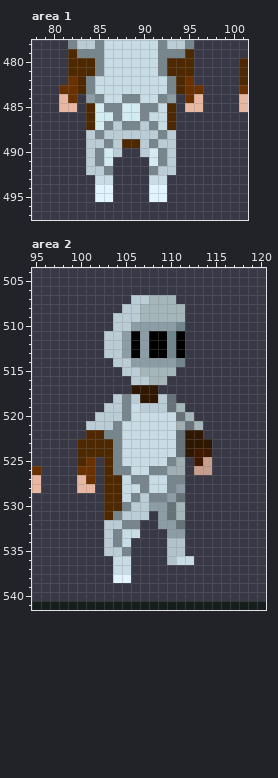
Two states of a pixel-art file, Dibujo/Aseprite/Practicando/Todo.aseprite. The picture above was drawn from the file before the commit.
760x594 pixels, 1 frame. Colours within 5 levels of each other are drawn and written as one. Shown: area 1: x 78..101, y 478..497; area 2: x 95..120, y 504..541. The commit also changed other parts of the picture, which this record leaves out.
The same view after the edit:
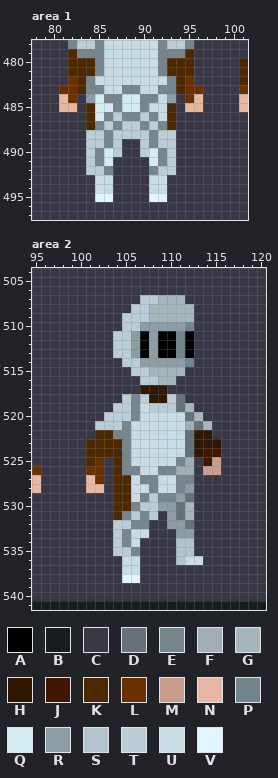
Palette (. is transparent): A #000000  B #151e1c  C #383847  D #667278  E #77858c  F #9fafb3  G #a4b6ba  H #301702  J #401802  K #4e2801  L #6b3000  M #c79d8b  N #e7b7a1  P #70868c  Q #d3ecf2  R #8c9da6  S #b1c4cc  T #bacdd6  U #c8dce6  V #e0f5ff
Edits made:
--- area 1, layer "Todo"
@@ x 83..94 @@
 482 KEUUUUUUUUEK
-483 KEUUUUUUUUEK
-484 CREUUEEUUERC
-485 CKQEEQQEEUKC
-486 CKQQEQQEUUKC
-487 CKQETEETEUKC
-488 CTETTTTTTETC
-489 CTTETKKTETTC
+483 KEEUUEEUUEEK
+484 CRQEEQQEEURC
+485 CKQQEQQEUUKC
+486 CKQETEETEUKC
+487 CKETETTETEKC
+488 CTTETTTTETTC
+489 CTTETCCTETTC
 490 CTEQTCCTQETC
@@ x 83..94 @@
 493 CCUUCCCCUUCC
-494 CCVVCCCCVVCC
+494 CCUUCCCCUUCC
 495 CCVVCCCCVVCC
--- area 2, layer "Todo"
@@ x 95..120 @@
 506 CCCCCCCCCCCCCCCCCCCCCCCCCC
-507 CCCCCCCCCCCTTGGGCCCCCCCCCC
-508 CCCCCCCCCCTTGGGGGCCCCCCCCC
-509 CCCCCCCCCTTTGGGGGCCCCCCCCC
-510 CCCCCCCCCTTRRRRRPCCCCCCCCC
-511 CCCCCCCCTTRARAAPACCCCCCCCC
-512 CCCCCCCCTTRARAAPACCCCCCCCC
-513 CCCCCCCCTTRARAAPACCCCCCCCC
-514 CCCCCCCCCTTRRRRRPCCCCCCCCC
-515 CCCCCCCCCCTTGGGGCCCCCCCCCC
-516 CCCCCCCCCCCTTGGCCCCCCCCCCC
-517 CCCCCCCCCCCHHHCCCCCCCCCCCC
-518 CCCCCCCCCTETHHTDCCCCCCCCCC
-519 CCCCCCCCTTEUTTTDGCCCCCCCCC
-520 CCCCCCCTTTEUUUUUDGCCCCCCCC
-521 CCCCCCTTTEUUUUUUFDGCCCCCCC
-522 CCCCCCKKEEUUUUUUDHHCCCCCCC
-523 CCCCCKKKKEUUUUUUDHHHCCCCCC
-524 CCCCCKKKKEUUUUUUDHJJCCCCCC
-525 CCCCCKLCKEUUUUUEFCJMCCCCCC
-526 LCCCCLLCKEEUUEEFFCMMCCCCCC
-527 NCCCCNLCKKUEEUUEECCCCCCCCC
-528 NCCCCNNCKKUUEUUERCCCCCCCCC
-529 CCCCCCCCKKUETEERDCCCCCCCCC
-530 CCCCCCCCKKETTRRDGCCCCCCCCC
-531 CCCCCCCCKETTTCRDGCCCCCCCCC
-532 CCCCCCCCTTEECCRRDCCCCCCCCC
-533 CCCCCCCCTEUUCCCRRCCCCCCCCC
-534 CCCCCCCCTEUCCCCSSCCCCCCCCC
-535 CCCCCCCCTTECCCCSSCCCCCCCCC
-536 CCCCCCCCCUUCCCCSUUCCCCCCCC
-537 CCCCCCCCCUUCCCCCCCCCCCCCCC
-538 CCCCCCCCCVVCCCCCCCCCCCCCCC
+507 CCCCCCCCCCCCTTGGGCCCCCCCCC
+508 CCCCCCCCCCCTTGGGGGCCCCCCCC
+509 CCCCCCCCCCTTTGGGGGCCCCCCCC
+510 CCCCCCCCCCTTRRRRRPCCCCCCCC
+511 CCCCCCCCCTTRARAAPACCCCCCCC
+512 CCCCCCCCCTTRARAAPACCCCCCCC
+513 CCCCCCCCCTTRARAAPACCCCCCCC
+514 CCCCCCCCCCTTRRRRRPCCCCCCCC
+515 CCCCCCCCCCCTTGGGGCCCCCCCCC
+516 CCCCCCCCCCCCTTGGCCCCCCCCCC
+517 CCCCCCCCCCCCHHHCCCCCCCCCCC
+518 CCCCCCCCCCTETHHTDCCCCCCCCC
+519 CCCCCCCCCTTEUTTTDGCCCCCCCC
+520 CCCCCCCCTTTEUUUUUDGCCCCCCC
+521 CCCCCCCTTTEUUUUUUFDGCCCCCC
+522 CCCCCCCKKEEUUUUUUDHHCCCCCC
+523 CCCCCCKKKKEUUUUUUDHHHCCCCC
+524 CCCCCCKKKKEUUUUUUDHJJCCCCC
+525 CCCCCCKLCKEUUUUUEFCJMCCCCC
+526 LCCCCCLLCKEEUUEEFFCMMCCCCC
+527 NCCCCCNLCKKUEEUUEECCCCCCCC
+528 NCCCCCNNCKKUUEUUERCCCCCCCC
+529 CCCCCCCCCKKUETEERDCCCCCCCC
+530 CCCCCCCCCKKETTRRDGCCCCCCCC
+531 CCCCCCCCCKETETCRDGCCCCCCCC
+532 CCCCCCCCCTTEECCRRDCCCCCCCC
+533 CCCCCCCCCTEUUCCCRRCCCCCCCC
+534 CCCCCCCCCTEUCCCCSSCCCCCCCC
+535 CCCCCCCCCTTECCCCSSCCCCCCCC
+536 CCCCCCCCCCUUCCCCSUUCCCCCCC
+537 CCCCCCCCCCUUCCCCCCCCCCCCCC
+538 CCCCCCCCCCVVCCCCCCCCCCCCCC
 539 CCCCCCCCCCCCCCCCCCCCCCCCCC
Where, in picture pixels (left, top, right, bottom), the same in both pictures:
changed: (95, 85, 167, 148)
changed: (95, 184, 113, 193)
changed: (149, 184, 167, 193)
changed: (77, 295, 221, 583)
